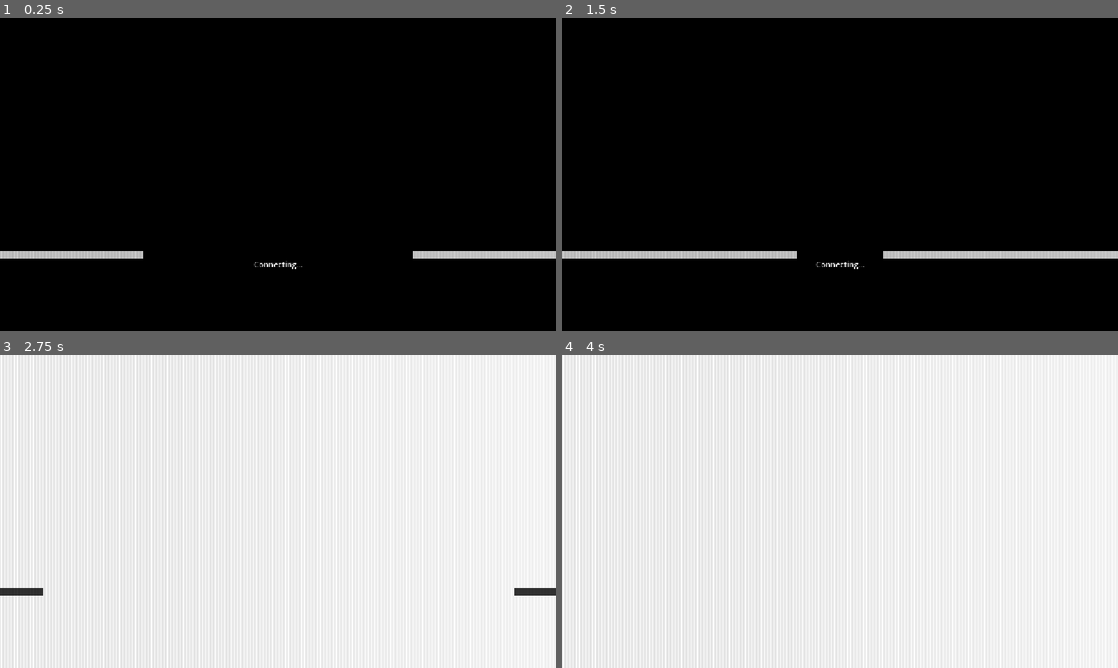
Above: before the commit, frames 1-4 (two rows, left to right).
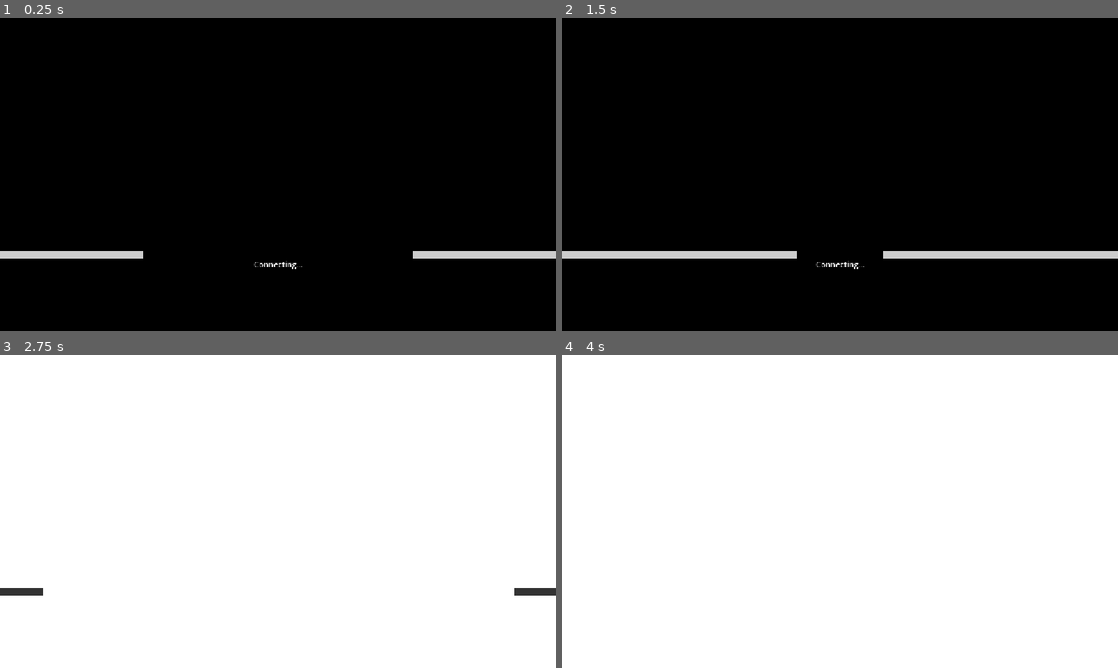
Above: after the commit, the same moments.

Repository: jihan-hanhan/csV3
Game: Godot game, scene res://assets/scene/desktop.tscn
The game is run twice, just before and just after one commit, with the same random seed, the same clock (stepped at 60 frames per second) and the same inputs.
Inputs:
- Up to frame 1 (0.25 s): no input
- Up to frame 2 (1.5 s): tap Enter at 1.25 s
- Up to frame 3 (2.75 s): no input
- Up to frame 4 (4 s): tap Space at 3.5 s

The runs differ from the first frame. In frame 1, less than 0.1% of the frame differs, in the area x 47-53%, y 78-80%; in frame 2, less than 0.1%; in frame 3, 21%; in frame 4, 21%, in the area x 0-63%, y 0-100%.

Commit message:
小改动

Diff:
--- a/assets/scene/desktop.tscn
+++ b/assets/scene/desktop.tscn
@@ -81,6 +81,7 @@
 color = Color(1, 1, 1, 0)
 
 [node name="MoireLayer" type="CanvasLayer" parent="Shader" unique_id=916940575]
+visible = false
 
 [node name="MoireShader" type="ColorRect" parent="Shader/MoireLayer" unique_id=149474076]
 material = SubResource("ShaderMaterial_m3ayx")
--- a/assets/scene/main.tscn
+++ b/assets/scene/main.tscn
@@ -17,11 +17,43 @@
 
 [node name="bg" type="TextureRect" parent="item_bar" unique_id=856338759]
 offset_left = 264.0
-offset_top = 552.0
+offset_top = 560.0
 offset_right = 1152.0
-offset_bottom = 648.0
+offset_bottom = 656.0
 texture = ExtResource("1_821e4")
 expand_mode = 2
+
+[node name="4" type="Button" parent="item_bar" unique_id=984068844]
+offset_left = 672.0
+offset_top = 576.0
+offset_right = 728.0
+offset_bottom = 632.0
+text = "按钮
+"
+
+[node name="3" type="Button" parent="item_bar" unique_id=536546031]
+offset_left = 768.0
+offset_top = 576.0
+offset_right = 824.0
+offset_bottom = 632.0
+text = "按钮
+"
+
+[node name="2" type="Button" parent="item_bar" unique_id=590255166]
+offset_left = 864.0
+offset_top = 576.0
+offset_right = 920.0
+offset_bottom = 632.0
+text = "按钮
+"
+
+[node name="1" type="Button" parent="item_bar" unique_id=1727898257]
+offset_left = 960.0
+offset_top = 576.0
+offset_right = 1136.0
+offset_bottom = 632.0
+text = "第一个按钮
+"
 
 [node name="bar_white" type="CanvasLayer" parent="." unique_id=13576376]
 layer = -1
